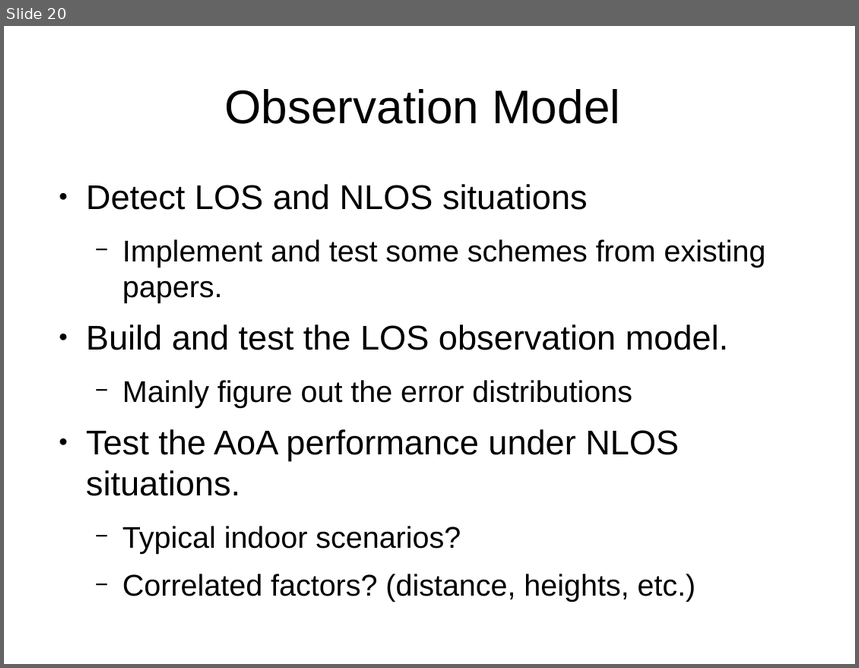
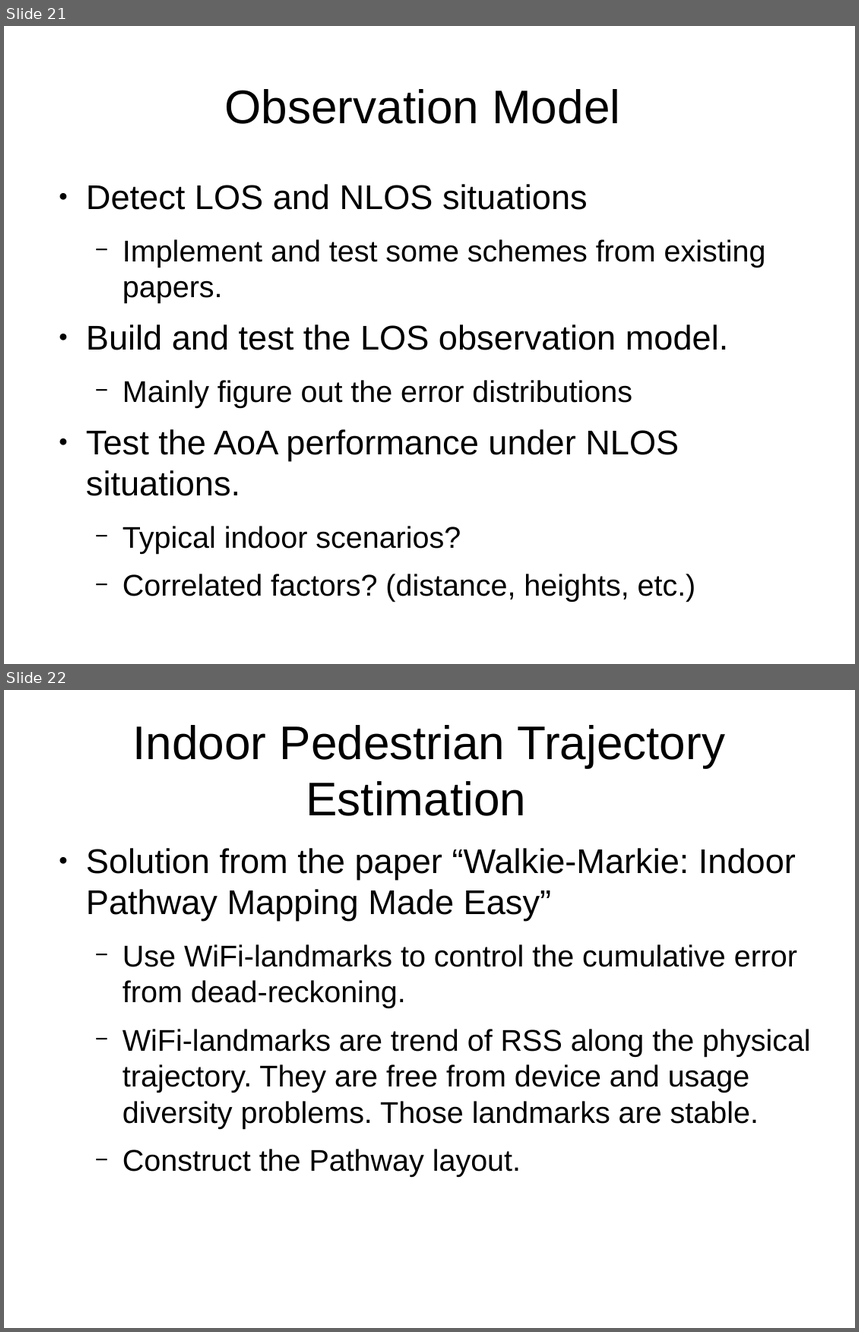
Before and after one commit to HSID/Localization, a slide deck: light-weight-indoor-localization.odp. Shown one above the other, each under a label of ours: slide 20 before the commit, slides 21 and 22 after it. The pictures are 859x668 and 859x1332 pixels, drawn with LibreOffice and Linux fonts; fonts in the diff are those of the drawing. Boxes give left, top, right and bottom in pixels: in the first picture for what was removed or moved away, otherwise in the second. Text is boxed around its words. In the diff, an @@ line names an element or a change of style, - is before the commit and + after.

```diff
--- a/light-weight-indoor-localization.odp
+++ b/light-weight-indoor-localization.odp
@@ slide 22 added at [4,690,855,1328], background #FFFFFF @@
@@ title added at [133,725,726,816], 44 pt, text #000000 @@
+Indoor Pedestrian Trajectory Estimation
@@ text added at [86,848,811,1177], 28 pt, text #000000 @@
+● Solution from the paper “Walkie-Markie: Indoor Pathway Mapping Made Easy”
+  − Use WiFi-landmarks to control the cumulative error from dead-reckoning.
+  − WiFi-landmarks are trend of RSS along the physical trajectory. They are free from device and usage diversity problems. Those landmarks are stable.
+  − Construct the Pathway layout.
@@ what was slide 20 is now slide 21 @@
```
Also in this commit, not shown: 2 slides changed, 6 other slides added, 1 slide removed.
